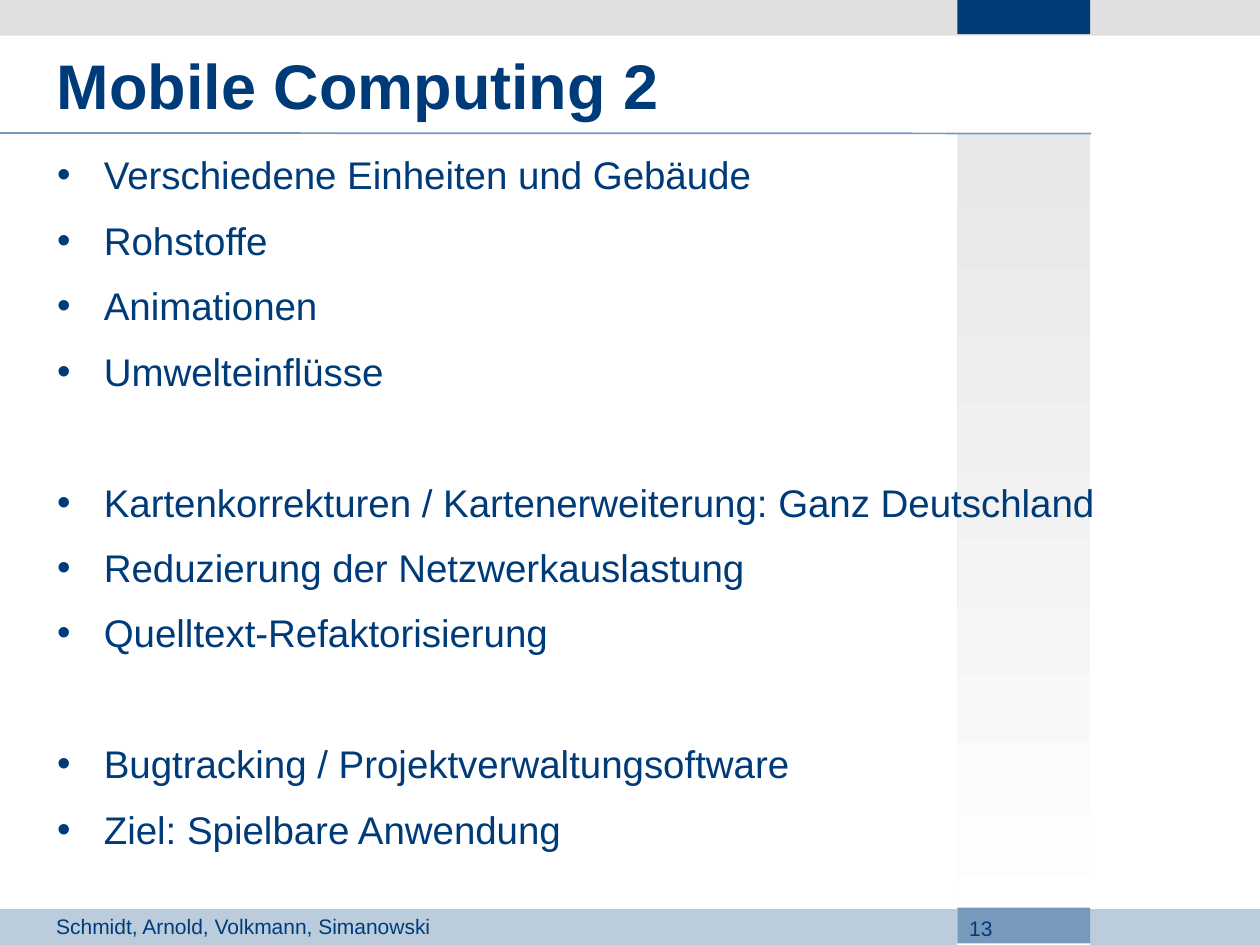
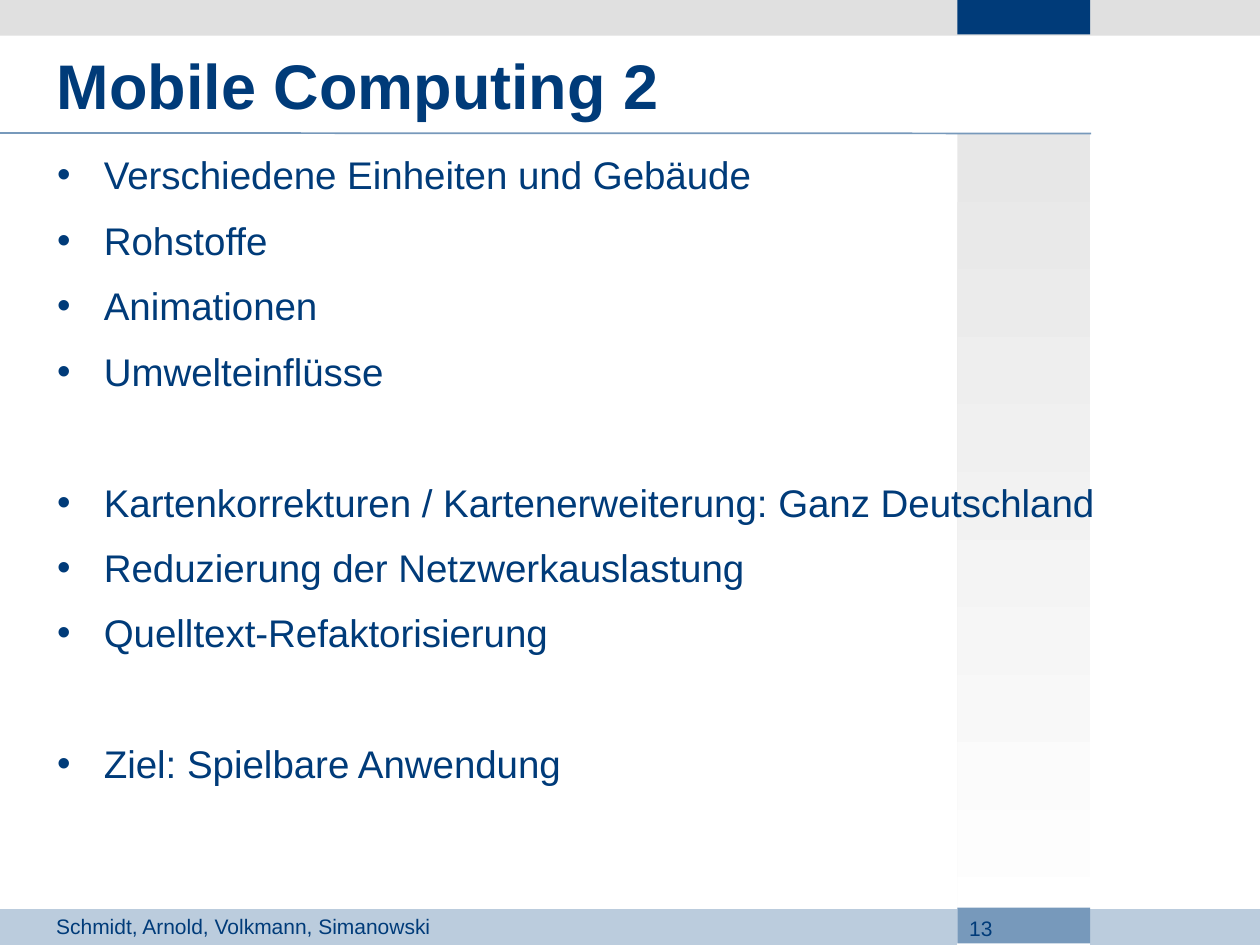
Before and after one commit to Lopt/ascendancy, a slide deck: slide 13 of docs/Projektdefinition/3_Presentation.odp. Drawn at 1260x945 pixels with LibreOffice and Linux fonts; fonts in the diff are those of the drawing; background and template pictures are left out. Boxes give left, top, right and bottom in pixels: in the first picture for what was removed or moved away, otherwise in the second. Text is boxed around its words. In the diff, an @@ line names an element or a change of style, - is before the commit and + after.

```diff
--- a/docs/Projektdefinition/3_Presentation.odp
+++ b/docs/Projektdefinition/3_Presentation.odp
@@ text at [104, 750, 790, 786]: paragraph removed @@
-• Bugtracking / Projektverwaltungsoftware
```
Also in this commit, not shown: 3 other slides changed.
